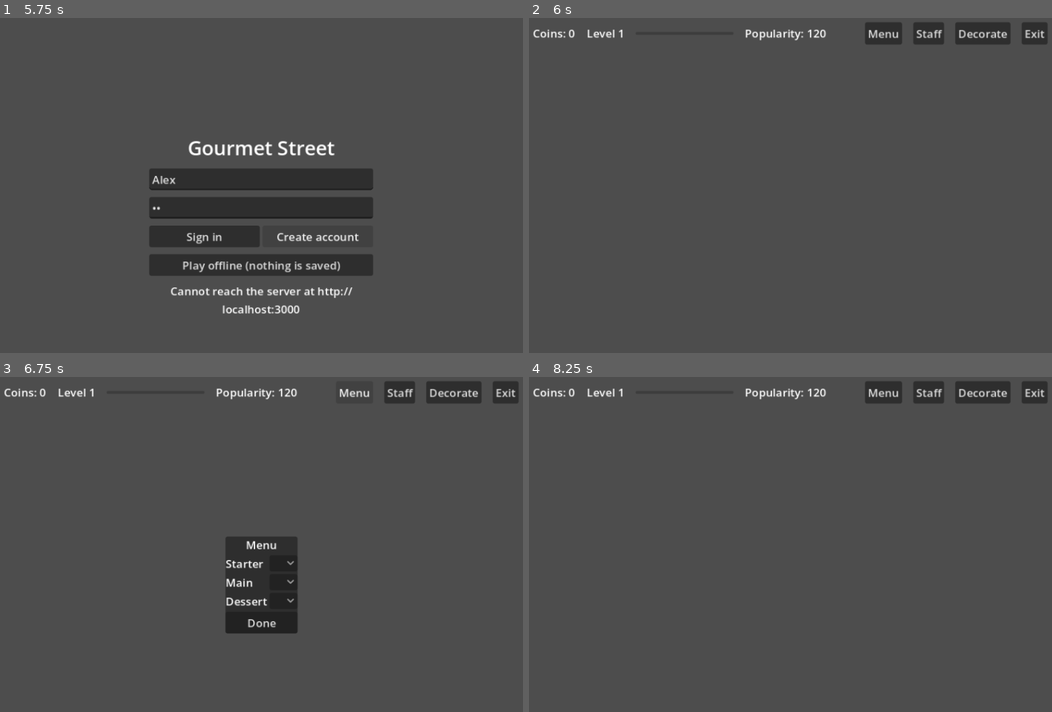
Above: before the commit, frames 1-4 (two rows, left to right).
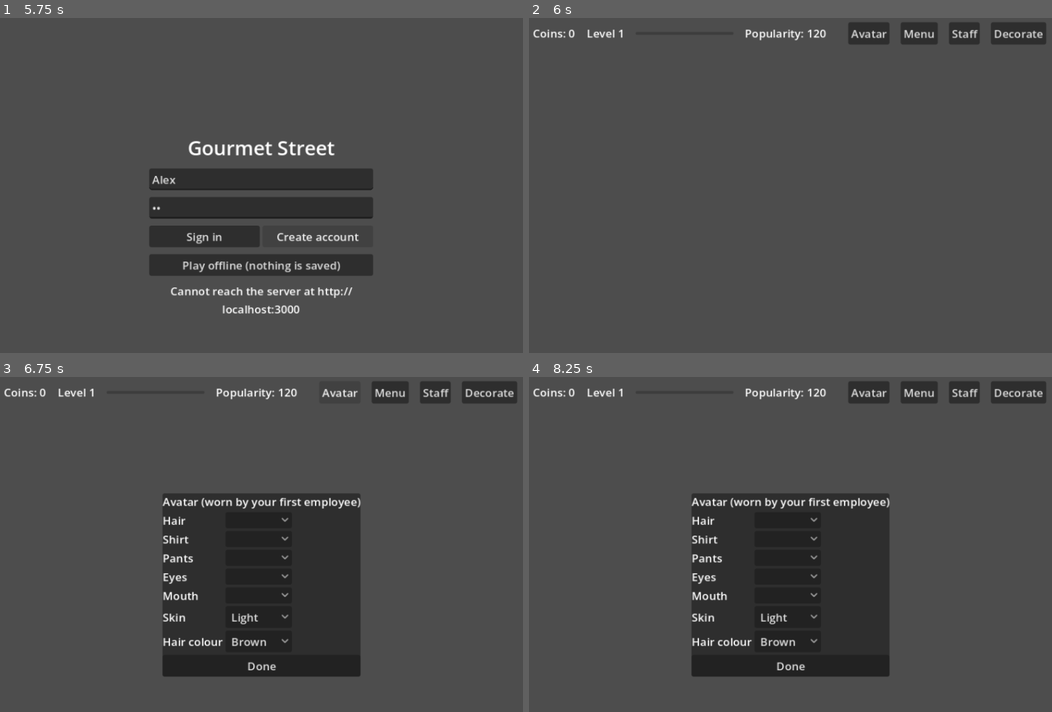
Above: after the commit, the same moments.

Repository: alfredoptarigan/gourmet-restaurant
Game: Godot game, scene res://login.tscn
The game is run twice, just before and just after one commit, with the same random seed, the same clock (stepped at 60 frames per second) and the same inputs.
Inputs (mouse positions are in pixels of both pictures, inside the frame that each line leads up to):
- Up to frame 1 (5.75 s): click (261, 178) at 0.52 s; type "Alex" at 0.6 s; click (261, 208) at 0.75 s; type "12" at 0.83 s; click "Sign in" at 1.25 s; click "Create account" at 2 s; click "Sign in" at 2.75 s; click "Create account" at 3.5 s; click "Sign in" at 4.25 s; click "Create account" at 5 s
- Up to frame 2 (6 s): click "Play offline (nothing is save…" at 5.75 s
- Up to frame 3 (6.75 s): click (339, 393) at 6.5 s, where only the run after the commit has a clickable "Avatar"
- Up to frame 4 (8.25 s): click (785, 618) at 7.25 s, where only the run after the commit has a clickable "Light"; click (785, 641) at 8 s, where only the run after the commit has a clickable "Brown"

Frame 1 is identical in both runs. In frame 2, 1.1% of the frame differs, in the area x 61-100%, y 1-8%; in frame 3, 18%; in frame 4, 21%, in the area x 31-100%, y 1-90%.

Commit message:
feat: choose the player's avatar
An Avatar button opens a form for hair, clothes, face, skin, and hair
colour. The look is saved with the profile and worn by the first employee,
who stands for the player.

Co-Authored-By: Claude Opus 5.5 <noreply@anthropic.com>

Diff:
--- a/hud.gd
+++ b/hud.gd
@@ -9,6 +9,7 @@
 signal decorate_pressed
 signal menu_pressed
 signal staff_pressed
+signal avatar_pressed
 
 const MESSAGE_SECONDS := 4.0
 
@@ -21,6 +22,7 @@
 @onready var decorate_button: Button = %Decorate
 @onready var menu_button: Button = %Menu
 @onready var staff_button: Button = %Staff
+@onready var avatar_button: Button = %Avatar
 
 var _message_time_left := 0.0
 var _choices: ChoicePanel
@@ -31,6 +33,7 @@
 	decorate_button.pressed.connect(func() -> void: decorate_pressed.emit())
 	menu_button.pressed.connect(func() -> void: menu_pressed.emit())
 	staff_button.pressed.connect(func() -> void: staff_pressed.emit())
+	avatar_button.pressed.connect(func() -> void: avatar_pressed.emit())
 	message_label.text = ""
 
 
--- a/restaurant_play.gd
+++ b/restaurant_play.gd
@@ -55,7 +55,9 @@
 const TRASH_SPRITES: Array[String] = ["BananaPeel", "PizzaSlice", "SodaCan", "ChickenLeg", "AppleCore"]
 const GOURMET_POINTS_PER_EXTRA := 1.0
 const SKIN_COLOURS: Array[Color] = [Color("ffece9"), Color("ffdbc0"), Color("e8b98f"), Color("a8703f")]
+const SKIN_COLOUR_NAMES: Array[String] = ["Light", "Fair", "Tan", "Dark"]
 const HAIR_COLOURS: Array[Color] = [Color("5a3a22"), Color("2b1b12"), Color("c9a25a"), Color("8a3b1f")]
+const HAIR_COLOUR_NAMES: Array[String] = ["Brown", "Black", "Blonde", "Red"]
 const LOOK_GROUPS: Array[String] = ["Hair", "Shirt", "Pants", "Eyes", "Mouth"]
 const CHEF_HAT := {"name": "Chef Hat", "group": "Hat"}
 
@@ -78,6 +80,8 @@
 var waiting_chair_queue: Array[Customer] = []
 
 var _arrival_timer := 0.0
+## The job whose first employee is still to be dressed as the player, or -1.
+var _player_job := -1
 
 
 static func actor_direction_for(item_rotation: int) -> int:
@@ -110,22 +114,24 @@
 	var kitchens := room.items_of_type(KITCHEN_TYPE)
 	if kitchens.is_empty():
 		push_warning("RestaurantPlay: no kitchen, so nothing can be cooked")
+	# The first employee is the player, and wears the look the player chose.
+	_player_job = jobs[0] if not jobs.is_empty() and not room.look.is_empty() else -1
 	var taken_tiles: Array[Vector2i] = []
 	for index in mini(jobs.count(Job.CHEF), kitchens.size()):
 		var chef := Chef.new()
-		_add_actor(chef, [CHEF_HAT])
+		_add_staff(chef, Job.CHEF, [CHEF_HAT])
 		chef.start(self, kitchens[index])
 		chefs.append(chef)
 		taken_tiles.append(chef.tile)
 	for index in (jobs.count(Job.WAITER) if not kitchens.is_empty() else 0):
 		var waiter := Waiter.new()
-		_add_actor(waiter, [])
+		_add_staff(waiter, Job.WAITER, [])
 		waiter.start(self, kitchens[index % kitchens.size()], taken_tiles)
 		waiters.append(waiter)
 		taken_tiles.append(waiter.tile)
 	for index in jobs.count(Job.CLEANER):
 		var cleaner := Cleaner.new()
-		_add_actor(cleaner, [])
+		_add_staff(cleaner, Job.CLEANER, [])
 		cleaner.start(self, taken_tiles)
 		cleaners.append(cleaner)
 		taken_tiles.append(cleaner.tile)
@@ -350,18 +356,35 @@
 	actor.avatar.setup(_random_look() + extra_items, _pick(SKIN_COLOURS), _pick(HAIR_COLOURS))
 
 
+func _add_staff(actor: RoomActor, job: int, extra_items: Array) -> void:
+	if job != _player_job:
+		_add_actor(actor, extra_items)
+		return
+	_player_job = -1
+	room.item_layer.add_child(actor)
+	var worn: Array = []
+	for group_name: String in room.look["items"]:
+		worn.append({"name": room.look["items"][group_name], "group": group_name})
+	actor.avatar.setup(worn + extra_items, SKIN_COLOURS[room.look["skin"]], HAIR_COLOURS[room.look["hair"]])
+
+
 func _pick(options: Array) -> Variant:
 	return options[rng.randi_range(0, options.size() - 1)]
 
 
-## One visible, wearable item from each clothing and face group.
+## The items of a clothing or face group that can be seen and worn.
+static func wearable(group_name: String) -> Array:
+	return GameData.avatar_items.get_items(group_name).filter(
+		func(item: Dictionary) -> bool: return item.get("invisible") != true)
+
+
+## One wearable item from each clothing and face group.
 func _random_look() -> Array:
 	var look: Array = []
 	for group_name in LOOK_GROUPS:
-		var wearable := GameData.avatar_items.get_items(group_name).filter(
-			func(item: Dictionary) -> bool: return item.get("invisible") != true)
-		if not wearable.is_empty():
-			look.append({"name": _pick(wearable)["name"], "group": group_name})
+		var choices := wearable(group_name)
+		if not choices.is_empty():
+			look.append({"name": _pick(choices)["name"], "group": group_name})
 	return look
 
 
--- a/restaurant_room.gd
+++ b/restaurant_room.gd
@@ -28,6 +28,7 @@
 ## Entries of the profile's saved data.
 const MENU_KEY := "menu"
 const JOBS_KEY := "jobs"
+const AVATAR_KEY := "avatar"
 ## The group of the outdoor area sizes the shop sells, and the type of outdoor-only items.
 const OUTSIDE_GROUP := "OutsideAreaSize"
 const OUTDOOR_TYPE := "outdoor"
@@ -84,6 +85,9 @@
 var outside_size := Vector2i.ZERO
 ## The job the player gave each employee (RestaurantPlay.Job); see staff_jobs().
 var jobs: Array[int] = []
+## How the player looks: {"items": {group: item name}, "skin": index, "hair": index} with the
+## indexes into RestaurantPlay.SKIN_COLOURS and HAIR_COLOURS. Empty until the player chooses.
+var look: Dictionary = {}
 ## The dish the player serves for each course: course name -> recipe id; see recipe_for().
 var menu: Dictionary = {}
 ## Trash on the floor: tile -> sprite name. It stays while the restaurant is redecorated.
@@ -112,6 +116,7 @@
 		var saved: Dictionary = Api.profile.get("data", {})
 		jobs = valid_jobs(saved.get(JOBS_KEY))
 		menu = valid_menu(saved.get(MENU_KEY))
+		look = valid_look(saved.get(AVATAR_KEY))
 		var inventory := await Api.fetch_inventory()
 		if inventory["ok"] and inventory["data"].get("items") is Dictionary:
 			var owned := {}
@@ -142,6 +147,26 @@
 			return []
 		checked.append(int(entry))
 	return checked
+
+
+## A saved look as the game can use it: empty unless every part of it is something wearable.
+static func valid_look(saved: Variant) -> Dictionary:
+	if not saved is Dictionary or not saved.get("items") is Dictionary:
+		return {}
+	var items := {}
+	for group_name in RestaurantPlay.LOOK_GROUPS:
+		var item_name: Variant = saved["items"].get(group_name)
+		var known := RestaurantPlay.wearable(group_name).any(func(item: Dictionary) -> bool: return item.get("name") == item_name)
+		if not item_name is String or not known:
+			return {}
+		items[group_name] = item_name
+	var colours := {}
+	for part: Array in [["skin", RestaurantPlay.SKIN_COLOURS.size()], ["hair", RestaurantPlay.HAIR_COLOURS.size()]]:
+		var index: Variant = saved.get(part[0])
+		if not (index is float or index is int) or int(index) < 0 or int(index) >= part[1]:
+			return {}
+		colours[part[0]] = int(index)
+	return {"items": items, "skin": colours["skin"], "hair": colours["hair"]}
 
 
 ## A saved menu as the game can use it: only courses whose recipe really is of that course.
@@ -410,6 +435,7 @@
 	hud.decorate_pressed.connect(_decorate)
 	hud.menu_pressed.connect(choose_menu)
 	hud.staff_pressed.connect(choose_staff)
+	hud.avatar_pressed.connect(choose_avatar)
 	if not Api.is_signed_in():
 		hud.set_coins(0)
 		_on_progress(0)
@@ -448,6 +474,7 @@
 	stop_play()
 	hud.decorate_button.disabled = true
 	hud.staff_button.disabled = true
+	hud.avatar_button.disabled = true
 	editor = RestaurantEditor.new()
 	editor.name = "Editor"
 	add_child(editor)
@@ -461,6 +488,7 @@
 	editor = null
 	hud.decorate_button.disabled = false
 	hud.staff_button.disabled = false
+	hud.avatar_button.disabled = false
 	start_play()
 
 
@@ -504,10 +532,41 @@
 ## New jobs take effect at once: the restaurant closes and reopens with the new staff.
 func _on_staff_chosen(selections: Array[int]) -> void:
 	jobs = selections
+	_reopen()
+	_save(JOBS_KEY, jobs)
+
+
+## ponytail: a form of drop-downs with no preview, and every item is free to wear. The
+## original has a dressing room that sells clothes (WorldCustomiseAvatar).
+func choose_avatar() -> ChoicePanel:
+	var rows: Array = []
+	for group_name in RestaurantPlay.LOOK_GROUPS:
+		var names: Array = RestaurantPlay.wearable(group_name).map(func(item: Dictionary) -> String: return item.get("name", ""))
+		rows.append({"label": group_name, "options": names, "selected": maxi(0, names.find(look.get("items", {}).get(group_name)))})
+	rows.append({"label": "Skin", "options": RestaurantPlay.SKIN_COLOUR_NAMES, "selected": look.get("skin", 0)})
+	rows.append({"label": "Hair colour", "options": RestaurantPlay.HAIR_COLOUR_NAMES, "selected": look.get("hair", 0)})
+	var panel: ChoicePanel = hud.open_choices("Avatar (worn by your first employee)", rows)
+	panel.chosen.connect(_on_avatar_chosen)
+	return panel
+
+
+func _on_avatar_chosen(selections: Array[int]) -> void:
+	var groups := RestaurantPlay.LOOK_GROUPS
+	var items := {}
+	for index in groups.size():
+		var choices := RestaurantPlay.wearable(groups[index])
+		if selections[index] < 0 or selections[index] >= choices.size():
+			return
+		items[groups[index]] = choices[selections[index]]["name"]
+	look = valid_look({"items": items, "skin": selections[groups.size()], "hair": selections[groups.size() + 1]})
+	_reopen()
+	_save(AVATAR_KEY, look)
+
+
+func _reopen() -> void:
 	if play != null:
 		stop_play()
 		start_play()
-	_save(JOBS_KEY, jobs)
 
 
 func _save(key: String, value: Variant) -> void:
--- a/restaurant_room.tscn
+++ b/restaurant_room.tscn
@@ -51,6 +51,11 @@
 layout_mode = 2
 size_flags_horizontal = 3
 
+[node name="Avatar" type="Button" parent="Hud/Bar"]
+unique_name_in_owner = true
+layout_mode = 2
+text = "Avatar"
+
 [node name="Menu" type="Button" parent="Hud/Bar"]
 unique_name_in_owner = true
 layout_mode = 2
--- a/tests/check_game.gd
+++ b/tests/check_game.gd
@@ -117,6 +117,7 @@
 	_check_menu_and_staff_choices(room)
 	_check_drinks(room)
 	_check_outdoor_area(room)
+	_check_avatar_choice(room)
 	await _check_editor(room)
 	room.queue_free()
 
@@ -513,6 +514,22 @@
 	_expect(room.floor_layer.get_child_count() == floor_tiles, "without the outdoor area only the room's floor is left")
 
 
+func _check_avatar_choice(room: RestaurantRoom) -> void:
+	_expect(RestaurantRoom.valid_look({"items": {"Hair": "No Such Hair"}, "skin": 0.0, "hair": 0.0}).is_empty(), "a saved look with unknown items is ignored")
+	_expect(RestaurantRoom.valid_look("bald").is_empty(), "a saved look of the wrong shape is ignored")
+	var panel := room.choose_avatar()
+	panel.select(0, 1)
+	panel.select(RestaurantPlay.LOOK_GROUPS.size(), 3)
+	panel.finish()
+	var second_hair: String = RestaurantPlay.wearable("Hair")[1]["name"]
+	_expect(room.look.get("items", {}).get("Hair") == second_hair and room.look.get("skin") == 3, "the avatar form sets the player's look, got %s" % room.look)
+	_expect(RestaurantRoom.valid_look(JSON.parse_string(JSON.stringify(room.look))) == room.look, "the look survives being saved and loaded")
+	_expect(room.play != null and room.play._player_job == -1 and room.play.chefs.size() == 1, "the restaurant reopens with the first employee dressed as the player")
+	room.stop_play()
+	room.look = {}
+	room.start_play()
+
+
 func _new_customer(room: RestaurantRoom) -> Customer:
 	var customer := Customer.new()
 	room.play._add_actor(customer, [])
